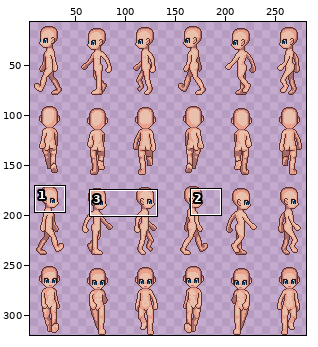
Edited in one commit: sprite sheet (Tavern-Client/Assets/Characters/Male_Walk.png). Above: a wide view before the commit, with the close-up outlined.
Close-up. Before:
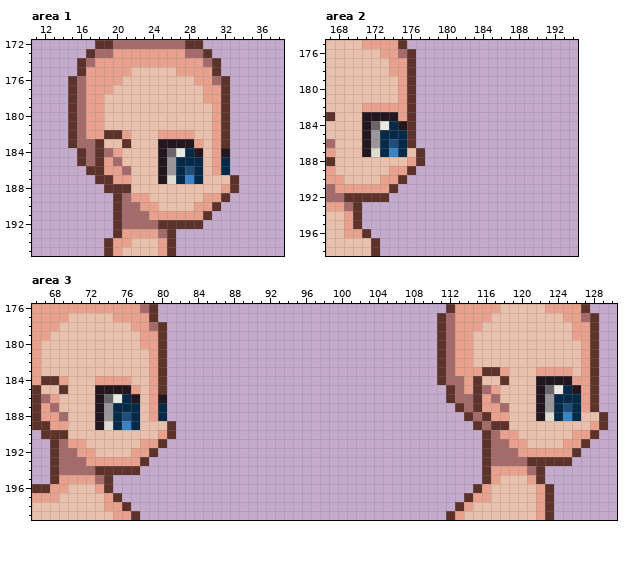
The file is 288x320 pixels. Colours within 5 levels of each other are drawn and written as one. Shown: area 1: x 11..38, y 172..195; area 2: x 167..194, y 175..198; area 3: x 66..130, y 176..199. The wide view leaves out empty margins. The commit also changed other parts of the picture, which this record leaves out.
After the commit:
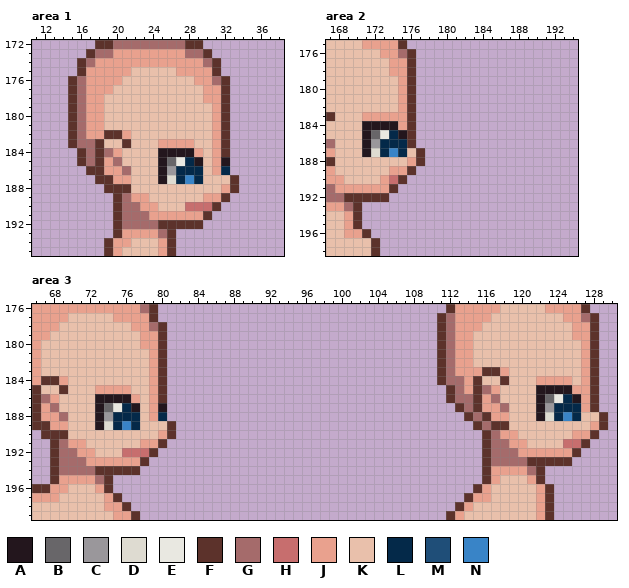
Palette (. is transparent): A #23161d  B #686669  C #9a979b  D #dedbd1  E #e9e8e1  F #5c322b  G #a56b6b  H #c76e6e  J #e9a18e  K #e9c0ab  L #042949  M #1f4e78  N #3984c7
Change:
--- area 1
@@ x 23..34 @@
 181 KKKKKKKKJF..
-182 KKJJJJKKJF..
-183 KKAAAAJKJF..
-184 KKABELAKJA..
-185 KKACLLLKJL..
-186 KKACLMLKJL..
+182 KKKKKKKKJF..
+183 KKJJJJKKJF..
+184 KKAAAAJKJF..
+185 KKABELAKJA..
+186 KKACLLLKJL..
 187 KKADLNLKKKF.
@@ x 26..32 @@
 189 KKKKJJF
-190 KKKJJF.
+190 KKHHHF.
 191 JJJJF..
--- area 2
@@ x 169..177 @@
 181 KKKKKKJF.
-182 KKJJJJJF.
-183 KKAAAAJF.
-184 KKABELAF.
-185 KKACLLLF.
-186 KKACLMLF.
+182 KKKKKKJF.
+183 KKJJJJJF.
+184 KKAAAAJF.
+185 KKABELAF.
+186 KKACLLLF.
 187 KKADLNLKF
@@ x 172..176 @@
 189 KKJJF
-190 KJJF.
+190 KJHF.
 191 JJF..
--- area 3
@@ x 66..130 @@
 182 JKKKKKKKKKKKKJF..............................FGJJKKKKKKKKKKKKJF..
-183 JKKKKKKKKKKKKJF..............................FGJJJFFJKKKJJJJKJF..
-184 JFFJKKKJJJJKKJF..............................FGGJFKKFKKKAAAAJJF..
-185 FKKFKKKAAAAJKJF...............................FGJFGJKKKKABELAJF..
-186 FGJKKKKABELAKJA...............................FGGFJGKKKKACLLLJF..
-187 FJGKKKKACLLLKJL................................FGFJJGKKKACLMLJF..
-188 FJJGKKKACLMLKJL.................................FGFJJKKKADLNLKKF.
+183 JKKKKKKKKKKKKJF..............................FGJJJFFJKKKKKKKKJF..
+184 JFFJKKKKKKKKKJF..............................FGGJFKKFKKKJJJJKJF..
+185 FKKFKKKJJJJKKJF...............................FGJFGJKKKKAAAAJJF..
+186 FGJKKKKAAAAJKJF...............................FGGFJGKKKKABELAJF..
+187 FJGKKKKABELAKJA................................FGFJJGKKKACLLLJF..
+188 FJJGKKKACLLLKJL.................................FGFJJKKKADLNLKKF.
 189 FFJJKKKADLNLKKKF.................................FGFFKKKKKKKKKJF.
 190 .FFFKKKKKKKKKKJF..................................FGJJKKKKKKJJF..
-191 ..FGJJKKKKKKJJF...................................FGGJJKKKKJJF...
-192 ..FGGJJKKKKJJF....................................FGGGJJJJJJF....
+191 ..FGJJKKKKKKJJF...................................FGGJJKKKKHHF...
+192 ..FGGJJKKKHHHF....................................FGGGJJJJJJF....
 193 ..FGGGJJJJJJF.....................................FGGGGFFFFF.....
Boxes around the changes in both close-ups, in picture pixels (x1, y1, x2, y2):
changed: (158, 130, 230, 175)
changed: (185, 202, 212, 211)
changed: (362, 103, 407, 148)
changed: (389, 175, 398, 184)
changed: (536, 367, 581, 412)
changed: (95, 376, 167, 457)
changed: (563, 439, 581, 448)
